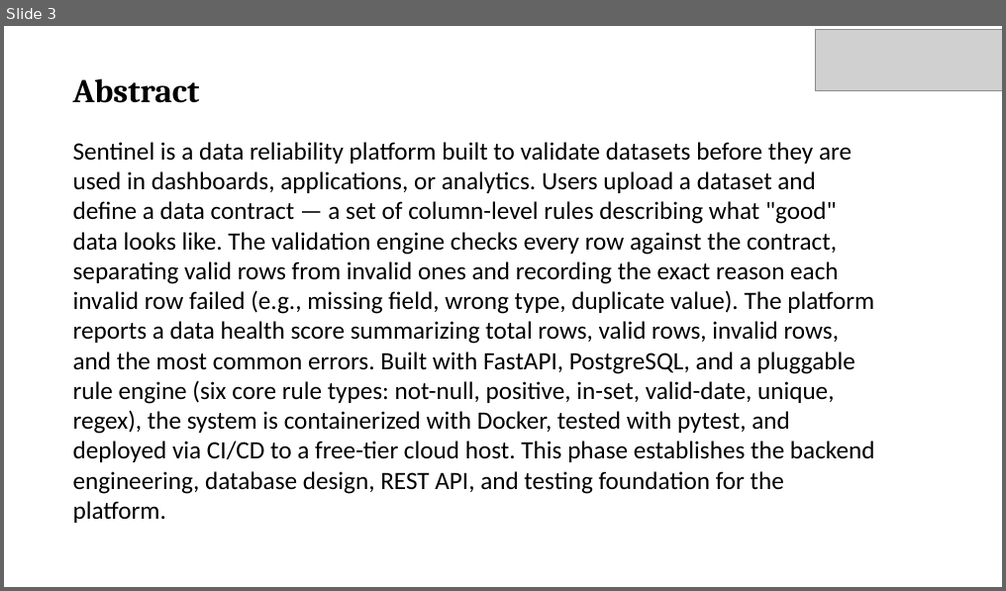
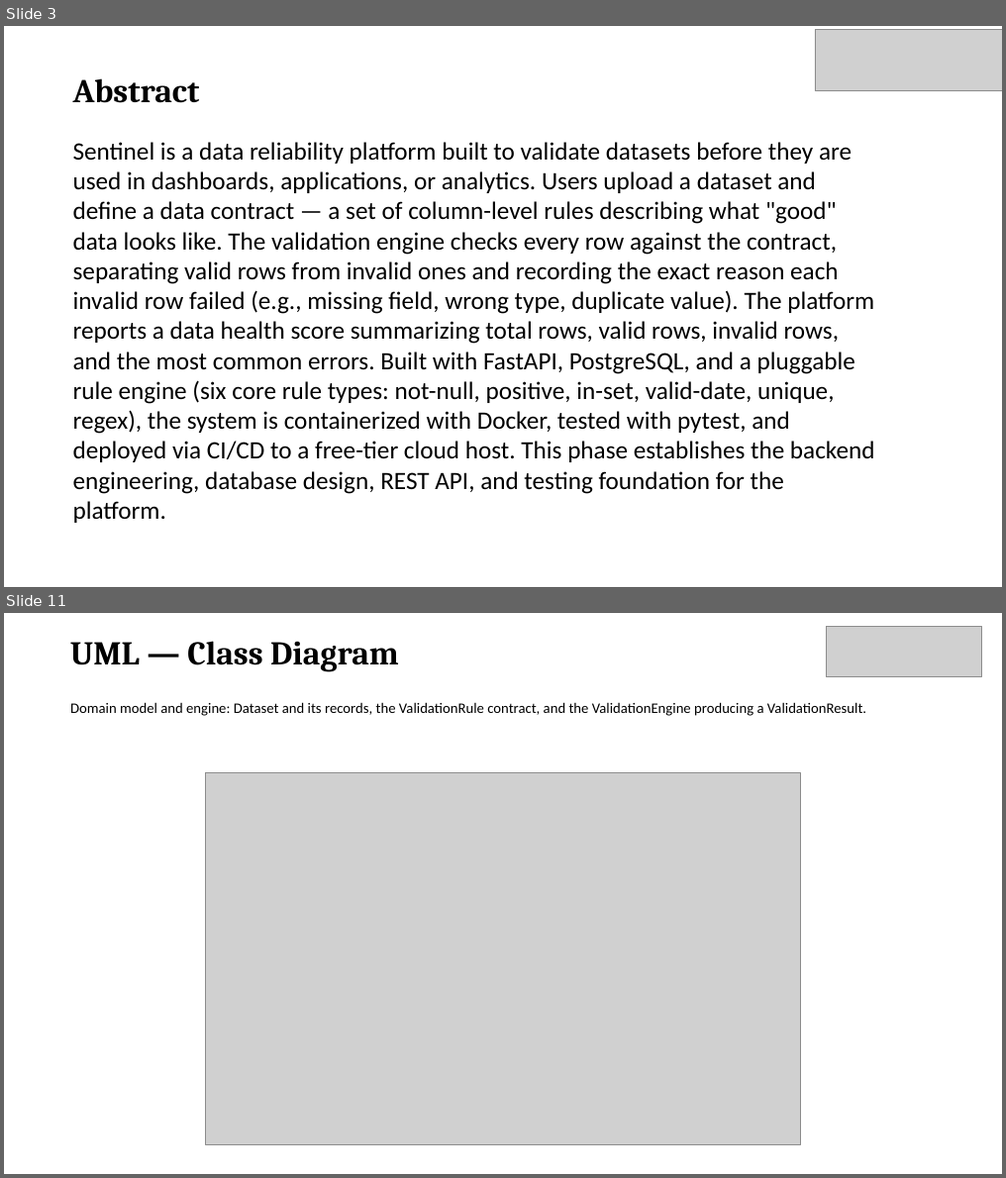
Before and after one commit to varshitha-ravuri006/Sentinel-Data-Reliability-Platform, a slide deck: Sentinel_Review.pptx. Shown one above the other, each under a label of ours: slide 3 before the commit, slides 3 and 11 after it; the slides between them are not shown. The pictures are 1006x591 and 1006x1178 pixels, drawn with LibreOffice and Linux fonts; fonts in the diff are those of the drawing; grey boxes stand for pictures. Boxes give left, top, right and bottom in pixels: in the first picture for what was removed or moved away, otherwise in the second. Text is boxed around its words. In the diff, an @@ line names an element or a change of style, - is before the commit and + after.

```diff
--- a/Sentinel_Review.pptx
+++ b/Sentinel_Review.pptx
@@ slide 11 added at (4, 613, 1002, 1174), background #FFFFFF @@
@@ text added at (70, 641, 399, 672), 32 pt, text #000000, bold @@
+UML — Class Diagram
@@ picture added at (826, 626, 982, 676) @@
@@ text added at (70, 702, 866, 716), 14 pt, text #000000 @@
+Domain model and engine: Dataset and its records, the ValidationRule contract, and the ValidationEngine producing a ValidationResult.
@@ picture added at (206, 772, 801, 1146) @@
```
Also in this commit, not shown: 13 other slides added, 10 other files.
